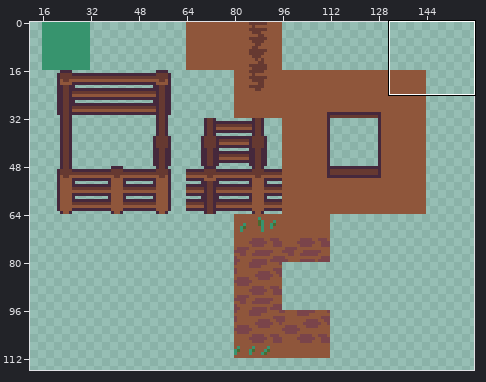
Edited in one commit: pixel-art file (sprites/tiles.ase). The picture above shows the old version from afar; the outline marks the close-up.
Close-up. Earlier state:
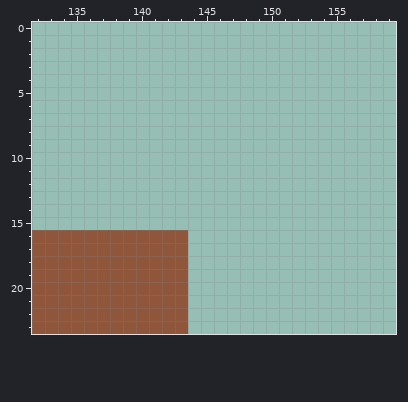
160x160 pixels, 1 frame. Shown: x 132..159, y 0..23. The wide view leaves out empty margins.
Now the later version:
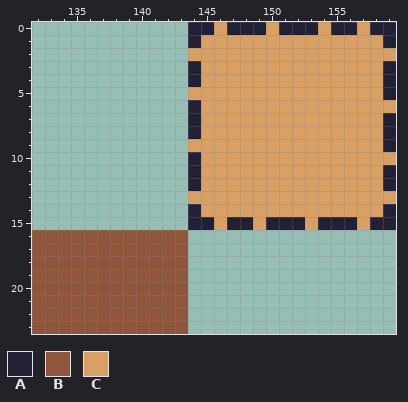
Palette (. is transparent): A #222034  B #8f563b  C #d9a066
Diff:
{"y":0,"x":144,"old":"................","new":"AACAAACAAACAACAA"}
{"y":1,"x":144,"old":"................","new":"ACCCCCCCCCCCCCCA"}
{"y":2,"x":144,"old":"................","new":"CCCCCCCCCCCCCCCC"}
{"y":3,"x":144,"old":"................","new":"ACCCCCCCCCCCCCCA"}
{"y":4,"x":144,"old":"................","new":"ACCCCCCCCCCCCCCA"}
{"y":5,"x":144,"old":"................","new":"CCCCCCCCCCCCCCCA"}
{"y":6,"x":144,"old":"................","new":"ACCCCCCCCCCCCCCC"}
{"y":7,"x":144,"old":"................","new":"ACCCCCCCCCCCCCCA"}
{"y":8,"x":144,"old":"................","new":"ACCCCCCCCCCCCCCA"}
{"y":9,"x":144,"old":"................","new":"CCCCCCCCCCCCCCCA"}
{"y":10,"x":144,"old":"................","new":"ACCCCCCCCCCCCCCC"}
{"y":11,"x":144,"old":"................","new":"ACCCCCCCCCCCCCCA"}
{"y":12,"x":144,"old":"................","new":"ACCCCCCCCCCCCCCA"}
{"y":13,"x":144,"old":"................","new":"CCCCCCCCCCCCCCCC"}
{"y":14,"x":144,"old":"................","new":"ACCCCCCCCCCCCCCA"}
{"y":15,"x":144,"old":"................","new":"AACAACAAACAAACAA"}
{"label":"added","picture_box":[188,22,396,230]}
